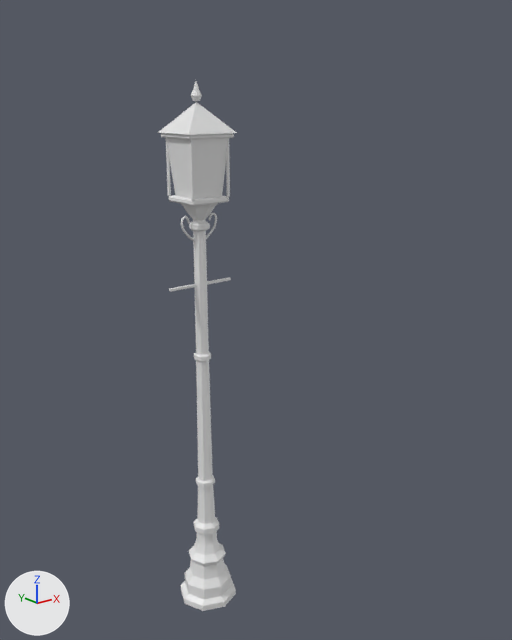
One commit to the Blender file assets/blender/src/lamp.blend: the scene before it, then after it.
Camera for both pictures: a 50 mm lens placed at (-3.61, -5.34, 5.07), pointed at (0.67, 0.02, 2.93). The axes (+X, +Y, +Z) are drawn at lower left. The lights are the same throughout. The first picture is the older version.

In view in the first picture: 'bar', 'cap', 'collar1.35', 'collar2.7', 'collar3.96', 'glass', 'neck', 'plinth', 'post', 'post.001', 'post.002', 'rim', 'scroll-1', 'scroll1', 'shaft', 'tray' and 1 more.
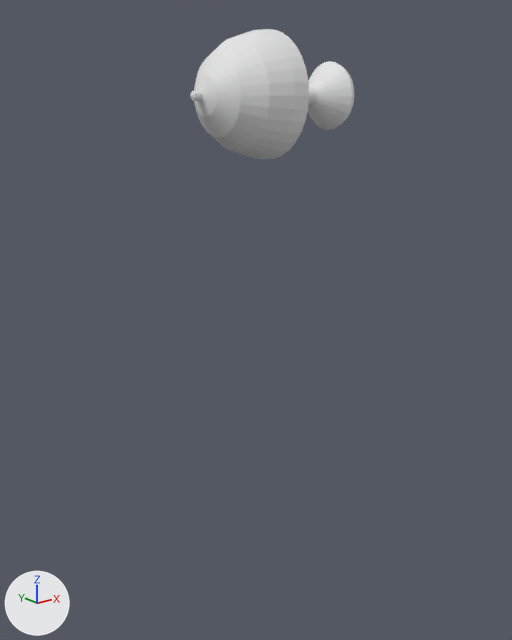
The newer file is also rescaled (x0.2), turned or shifted as a whole; pictures and numbers use the older file's frame.

What the commit changed:
Mesh me_shade is new.
It has 224 vertices, 193 faces and spans x -0.115..0.115, y -0.115..0.115, z 0.17..0.322.
Mesh me_base is new.
It has 192 vertices, 168 faces and spans x -0.065..0.065, y -0.065..0.065, z 0.0..0.2.
Object 'plinth' (ob_plinth) is deleted.
Object 'shaft' (ob_shaft) is deleted.
Object 'collar1.35' (ob_collar1_35) is deleted.
Object 'collar2.7' (ob_collar2_7) is deleted.
Object 'collar3.96' (ob_collar3_96) is deleted.
Object 'neck' (ob_neck) is deleted.
Object 'bar' (ob_bar) is deleted.
Object 'scroll-1' (ob_scroll_1) is deleted.
Object 'scroll1' (ob_scroll1) is deleted.
Object 'tray' (ob_tray) is deleted.
Object 'glass' (ob_glass) is deleted.
Object 'post' (ob_post) is deleted.
Object 'post.001' (ob_post_001) is deleted.
Object 'post.002' (ob_post_002) is deleted.
Object 'rim' (ob_rim) is deleted.
Object 'cap' (ob_cap) is deleted.
Object 'shade' (ob_shade) is new; it shows me_shade.
Its location is (1.64, 0.0, 5.09).
Its rotation in degrees is (0, -90, 0).
Its scale is (5.0, 5.0, 5.0).
Object 'base' (ob_base) is new; it shows me_base.
Its location is (1.64, 0.0, 5.09).
Its rotation in degrees is (0, -90, 0).
Its scale is (5.0, 5.0, 5.0).

Pixel boxes [x1, y1, x2, y2] of what changed, in the pictures (512 x 640 px):
'shade', added
    after: [194, 29, 309, 159]
'shaft', deleted
    before: [193, 219, 215, 524]
'plinth', deleted
    before: [181, 517, 236, 611]
'glass', deleted
    before: [167, 138, 227, 199]
'base', added
    after: [308, 61, 354, 130]
'cap', deleted
    before: [158, 102, 237, 135]
'tray', deleted
    before: [169, 195, 229, 206]
'neck', deleted
    before: [180, 203, 218, 220]
'rim', deleted
    before: [161, 133, 234, 139]
'post', deleted
    before: [190, 139, 195, 200]
'post.002', deleted
    before: [226, 138, 230, 197]
'bar', deleted
    before: [169, 277, 231, 292]
'collar3.96', deleted
    before: [189, 221, 210, 232]
'post.001', deleted
    before: [166, 138, 171, 196]
'collar1.35', deleted
    before: [196, 476, 215, 487]
'collar2.7', deleted
    before: [194, 352, 211, 362]
'scroll-1', deleted
    before: [181, 215, 195, 242]
'scroll1', deleted
    before: [206, 212, 217, 239]
